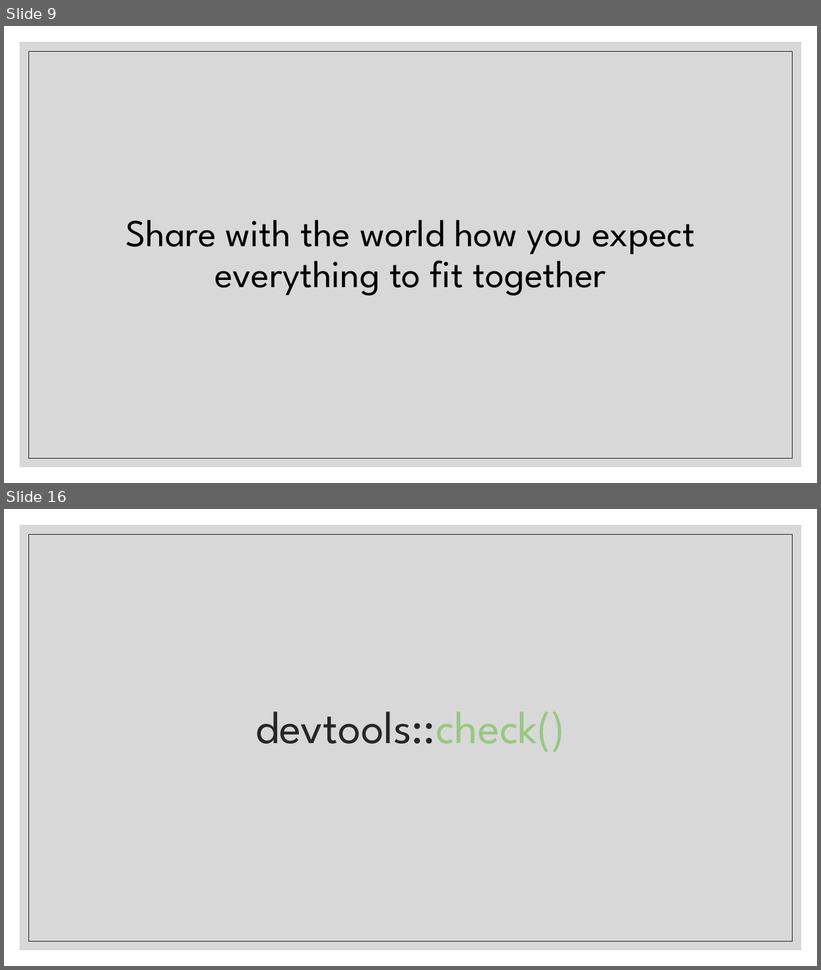
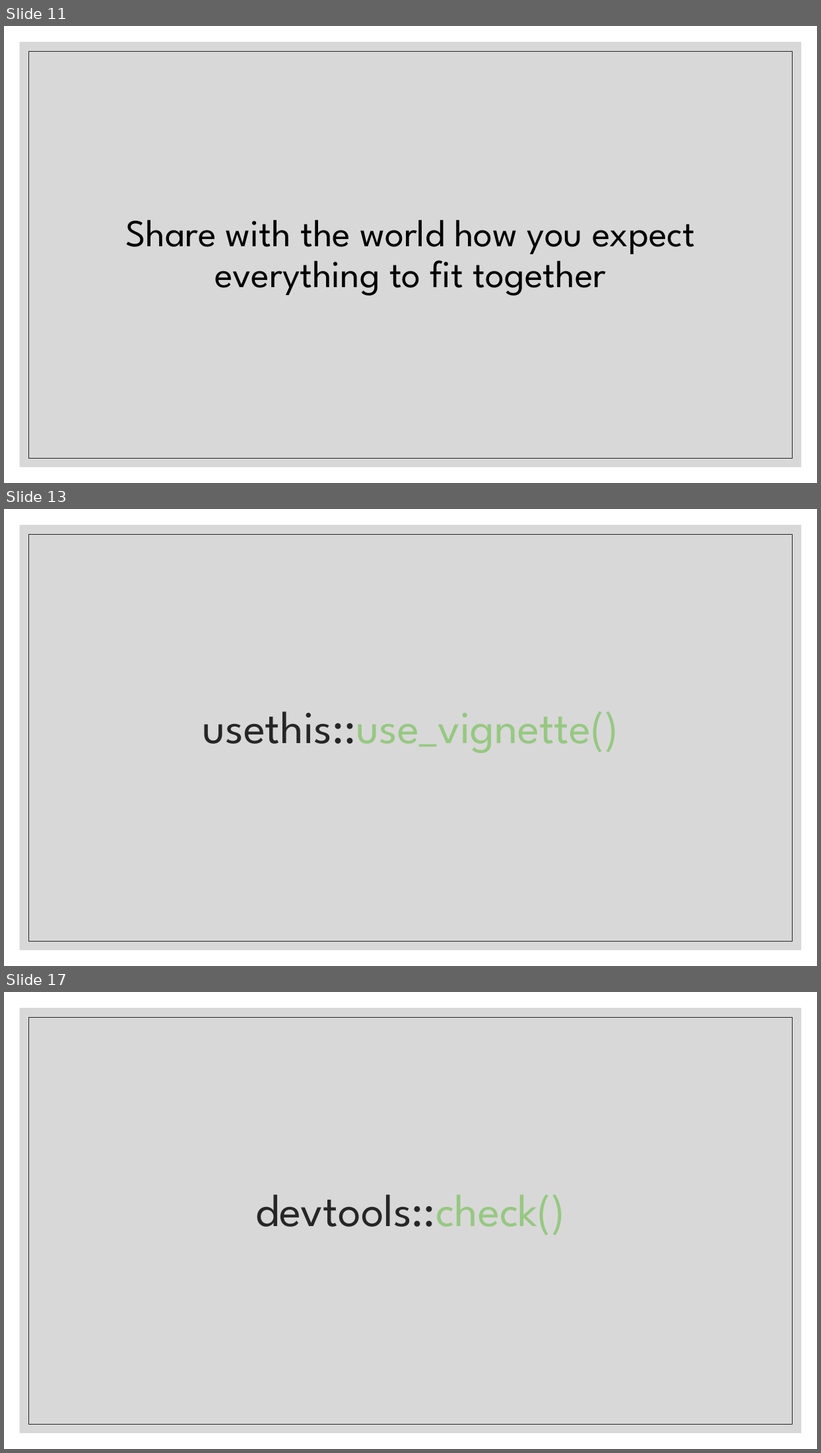
Before and after one commit to FredHutch/R_Package_Validation_Tutorial, a slide deck: Slides/Slides-02-Package_Elements_and_Structure/Slides-02-02-Package Documentation/Slides-02-02-Package_Documentation.pptx. Shown one above the other, each under a label of ours: slides 9 and 16 before the commit, slides 11, 13 and 17 after it; the slides between them are not shown. The pictures are 821x970 and 821x1453 pixels, drawn with LibreOffice and Linux fonts; fonts in the diff are those of the drawing. Boxes give left, top, right and bottom in pixels: in the first picture for what was removed or moved away, otherwise in the second. Text is boxed around its words. In the diff, an @@ line names an element or a change of style, - is before the commit and + after.

```diff
--- a/Slides/Slides-02-Package_Elements_and_Structure/Slides-02-02-Package Documentation/Slides-02-02-Package_Documentation.pptx
+++ b/Slides/Slides-02-Package_Elements_and_Structure/Slides-02-02-Package Documentation/Slides-02-02-Package_Documentation.pptx
@@ slide 13 added at (4, 509, 817, 966), background #FFFFFF; not listed: 2 template elements that a slide beside it also shows @@
@@ title added at (202, 712, 618, 753), 54 pt, text #96C881 @@
+usethis::use_vignette()
@@ what was slide 9 is now slide 11 @@
@@ what was slide 16 is now slide 17 @@
```
Also in this commit, not shown: 3 slides changed, 7 other slides added, 6 slides removed, 1 other file.
